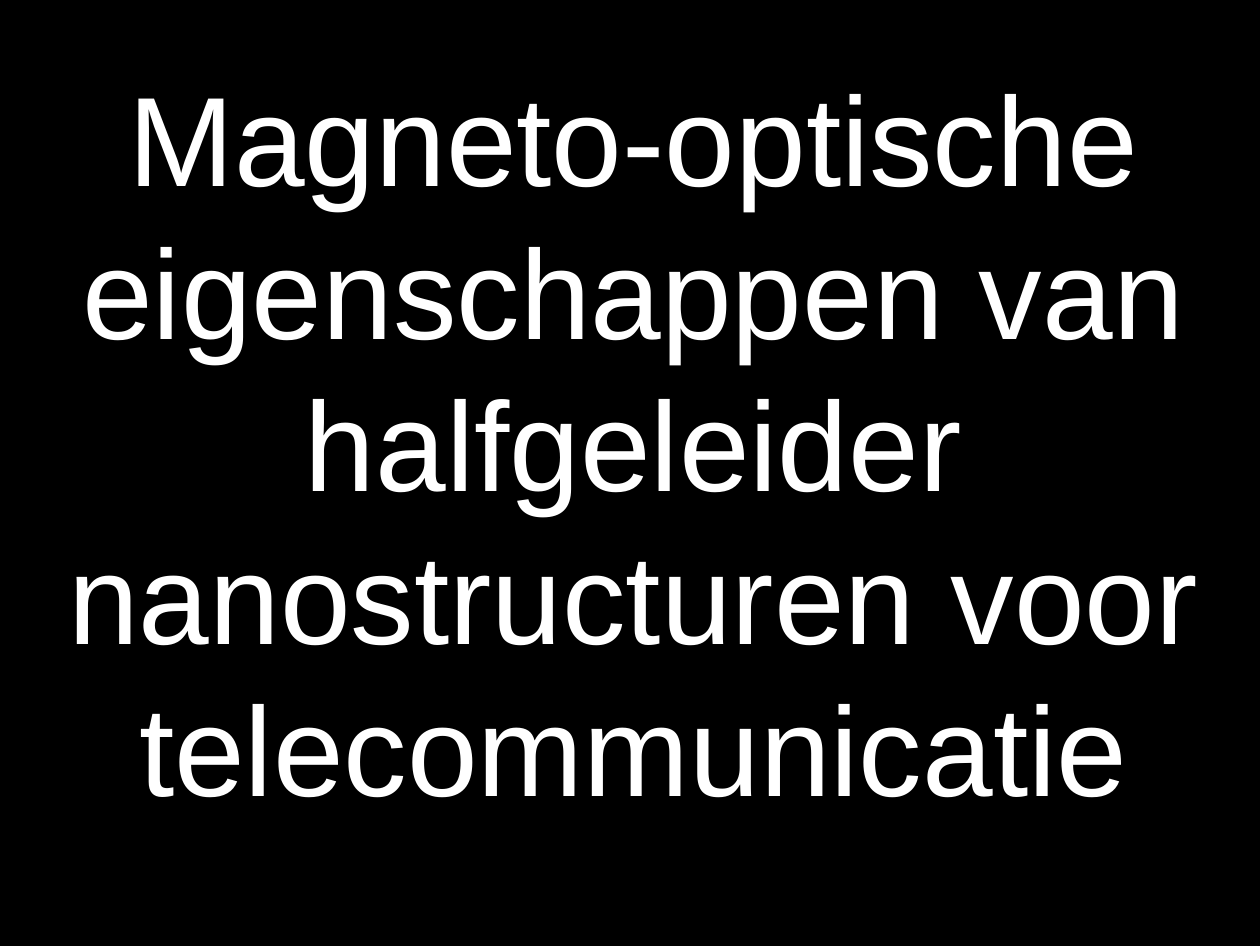
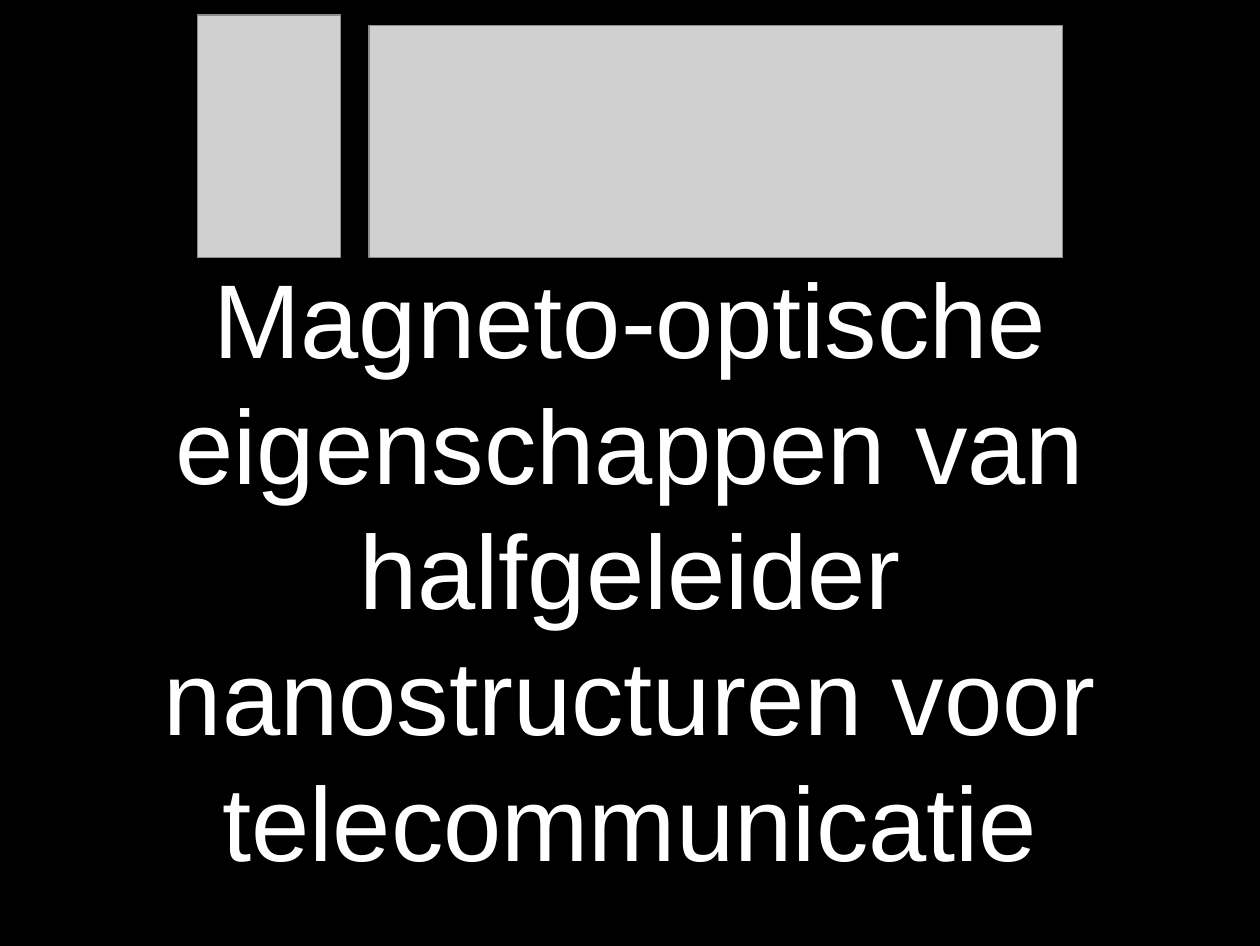
Before and after one commit to RoaldFre/ExperimenteleBasistechnieken, a slide deck: slide 1 of MagnetoOptisch/presentatie/presentatie.odp. Drawn at 1260x946 pixels with LibreOffice and Linux fonts; fonts in the diff are those of the drawing; grey boxes stand for pictures. Boxes give left, top, right and bottom in pixels: in the first picture for what was removed or moved away, otherwise in the second. Text is boxed around its words. In the diff, an @@ line names an element or a change of style, - is before the commit and + after.

```diff
--- a/MagnetoOptisch/presentatie/presentatie.odp
+++ b/MagnetoOptisch/presentatie/presentatie.odp
@@ picture added at box(198, 15, 341, 257) @@
@@ picture added at box(369, 25, 1062, 257) @@
@@ title "Magneto-optische eigenschappen van halfgeleider nanostructur ...": place and size @@
-title "Magneto-optische eigenschappen van halfgeleider nanostructur ..." at box(68, 94, 1197, 798)
+title "Magneto-optische eigenschappen van halfgeleider nanostructur ..." at box(164, 282, 1096, 862)
@@ title "Magneto-optische eigenschappen van halfgeleider nanostructur ..." at box(164, 282, 1096, 862): size 80 to 66 pt @@
```
Also in this commit, not shown: 3 slides added, 1 slide removed, 8 other files.
